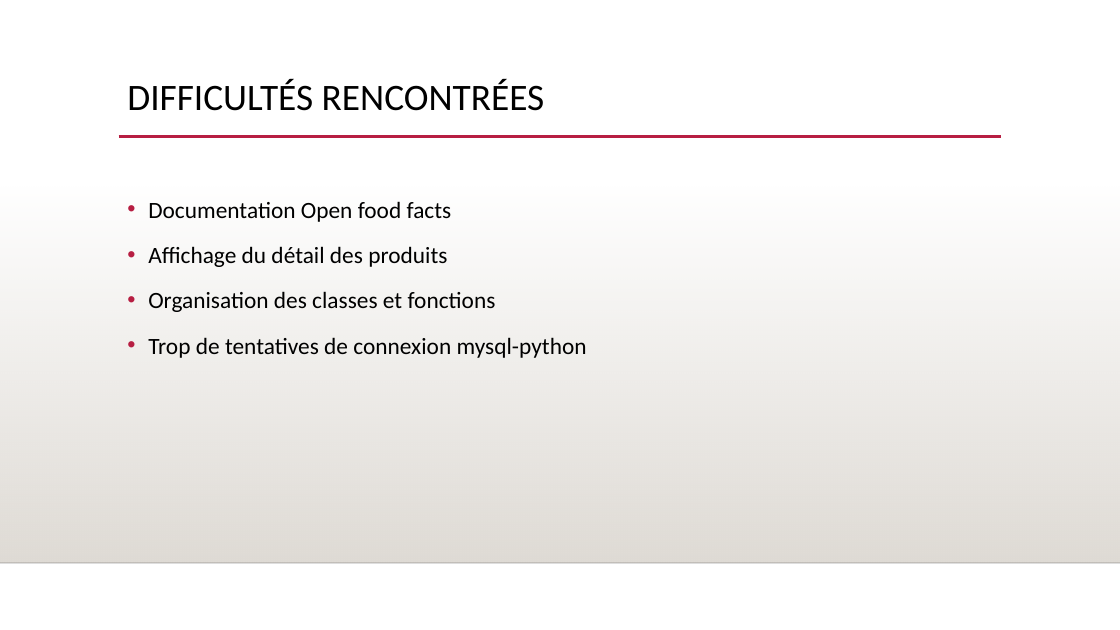
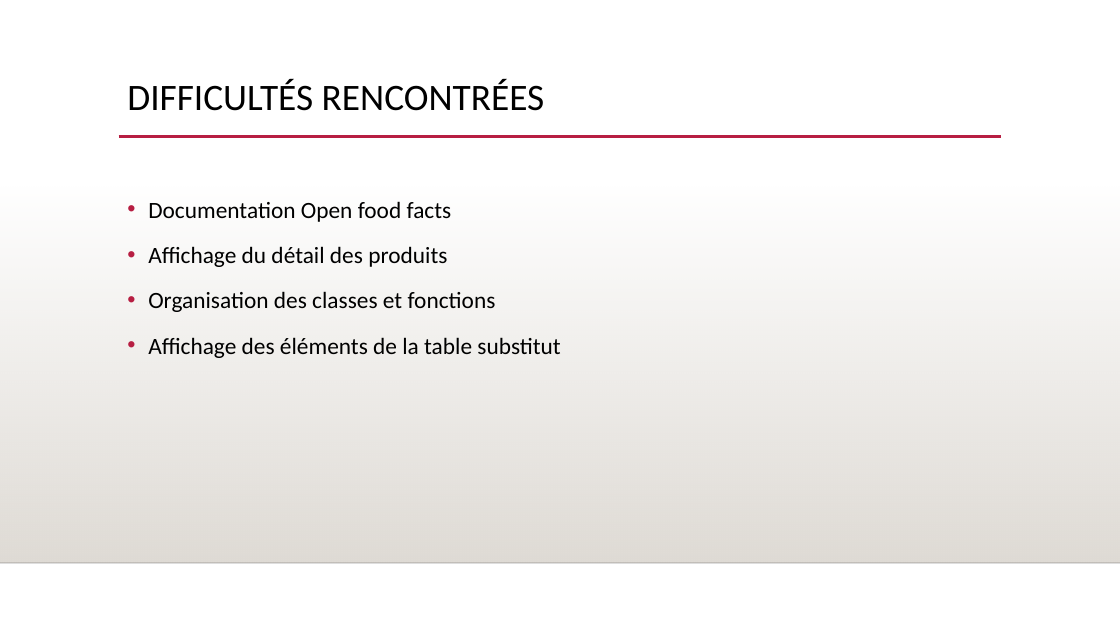
Before and after one commit to Goro-Majima/OpenFoodFacts, a slide deck: slide 15 of SLIDESHOW PROJECT 5.pptx. Drawn at 1120x630 pixels with LibreOffice and Linux fonts; fonts in the diff are those of the drawing; background and template pictures are left out. Boxes give left, top, right and bottom in pixels: in the first picture for what was removed or moved away, otherwise in the second. Text is boxed around its words. In the diff, an @@ line names an element or a change of style, - is before the commit and + after.

Commit message:
ppt done

```diff
--- a/SLIDESHOW PROJECT 5.pptx
+++ b/SLIDESHOW PROJECT 5.pptx
@@ text at [148,337,560,358]: text changed @@
-• Trop de tentatives de connexion mysql-python
+• Affichage des éléments de la table substitut
```
Also in this commit, not shown: 1 other slide changed.
